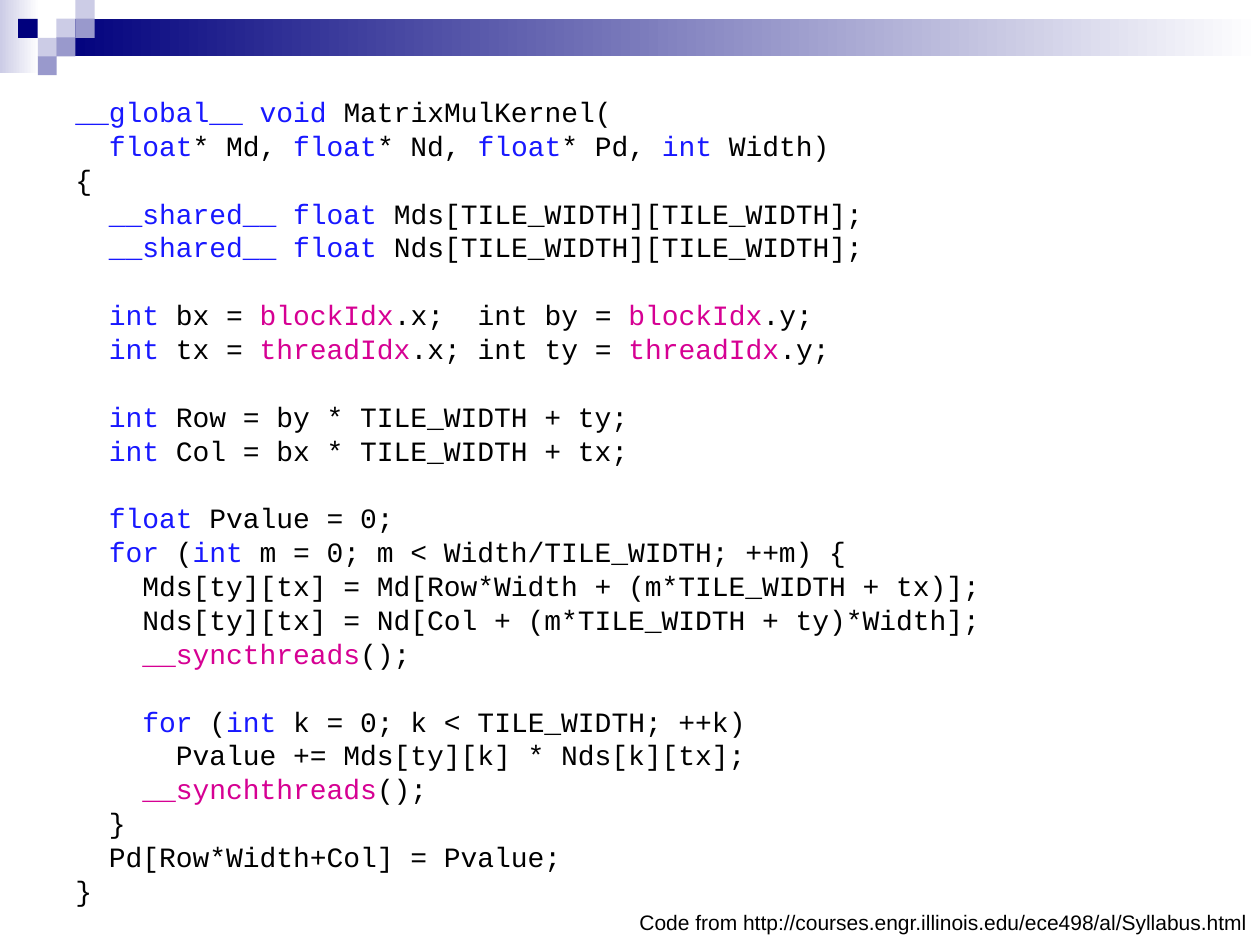
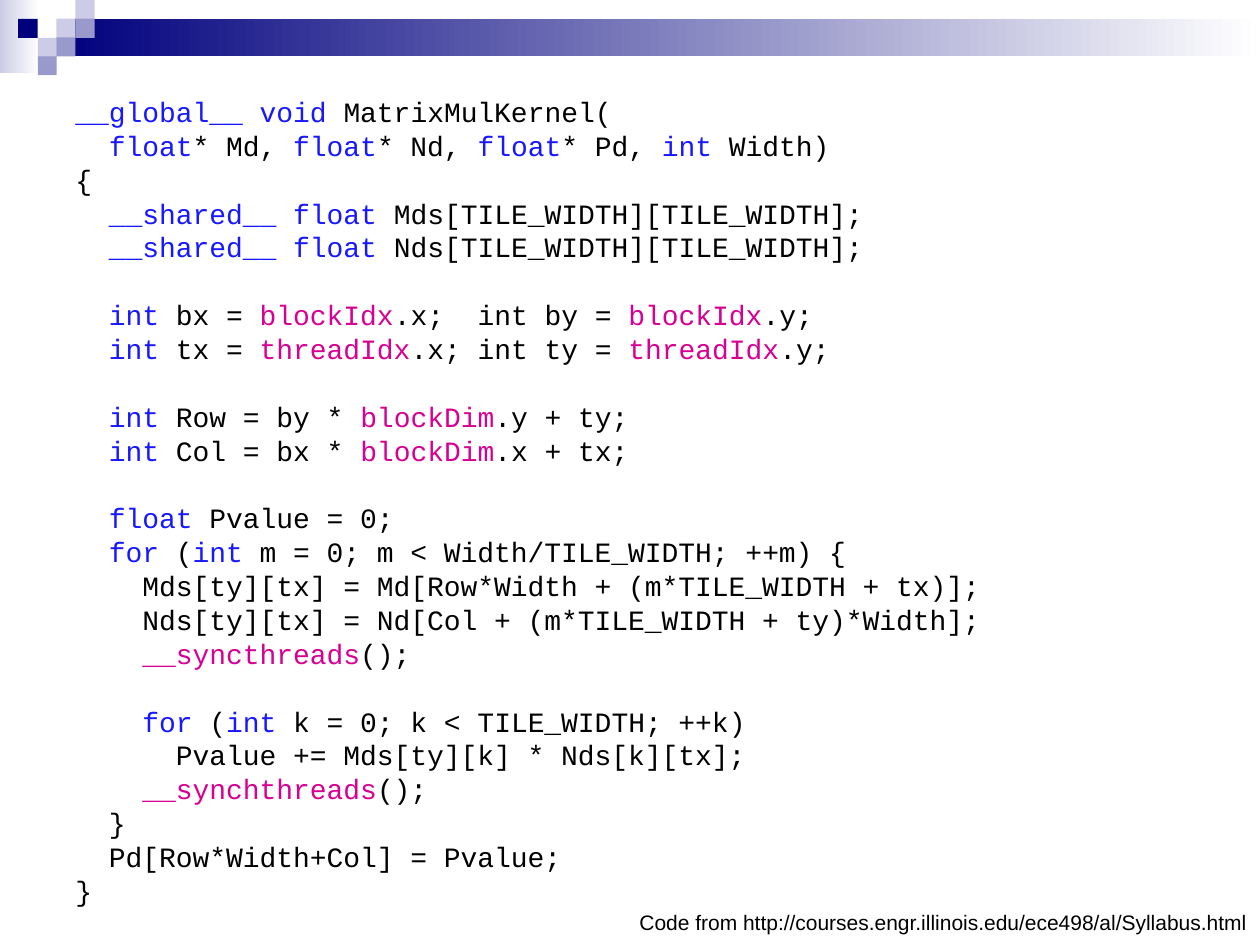
Before and after one commit to CIS565-Spring-2012/cis565-spring-2012.github.com, a slide deck: slide 85 of lectures/01-30-CUDA-Intro-2-of-2.ppt. Drawn at 1260x945 pixels with LibreOffice and Linux fonts; fonts in the diff are those of the drawing. Boxes give left, top, right and bottom in pixels: in the first picture for what was removed or moved away, otherwise in the second. Text is boxed around its words. In the diff, an @@ line names an element or a change of style, - is before the commit and + after.

```diff
--- a/lectures/01-30-CUDA-Intro-2-of-2.ppt
+++ b/lectures/01-30-CUDA-Intro-2-of-2.ppt
@@ text at (109,407,628,466): text changed @@
-int Row = by * TILE_WIDTH + ty;
-int Col = bx * TILE_WIDTH + tx;
+int Row = by * blockDim.y + ty;
+int Col = bx * blockDim.x + tx;
```
Also in this commit, not shown: 1 other slide changed, 1 other file.
